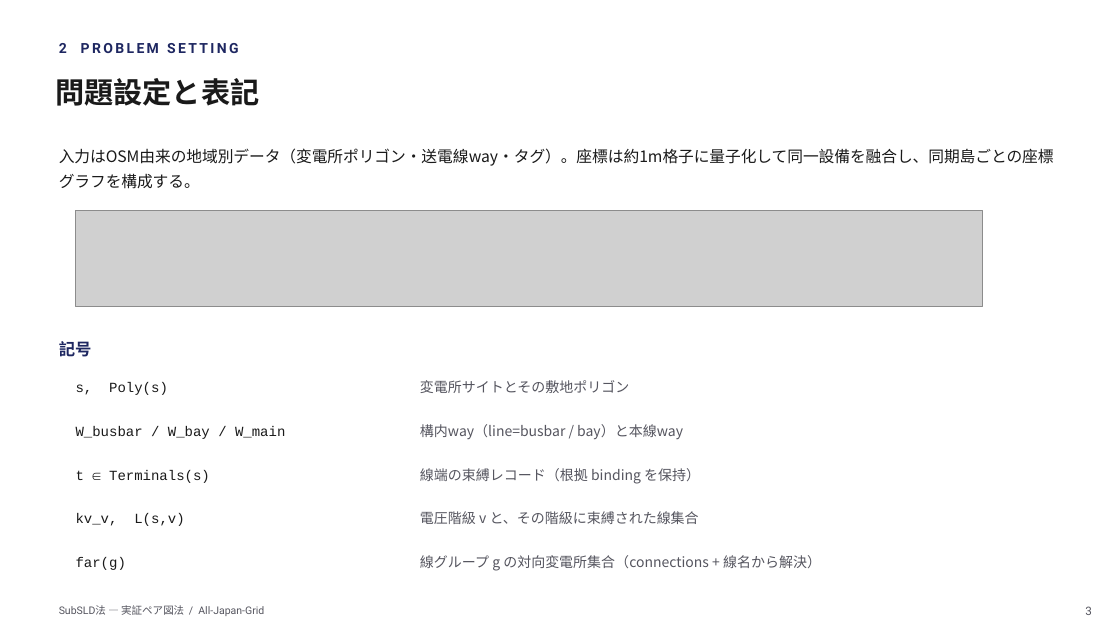
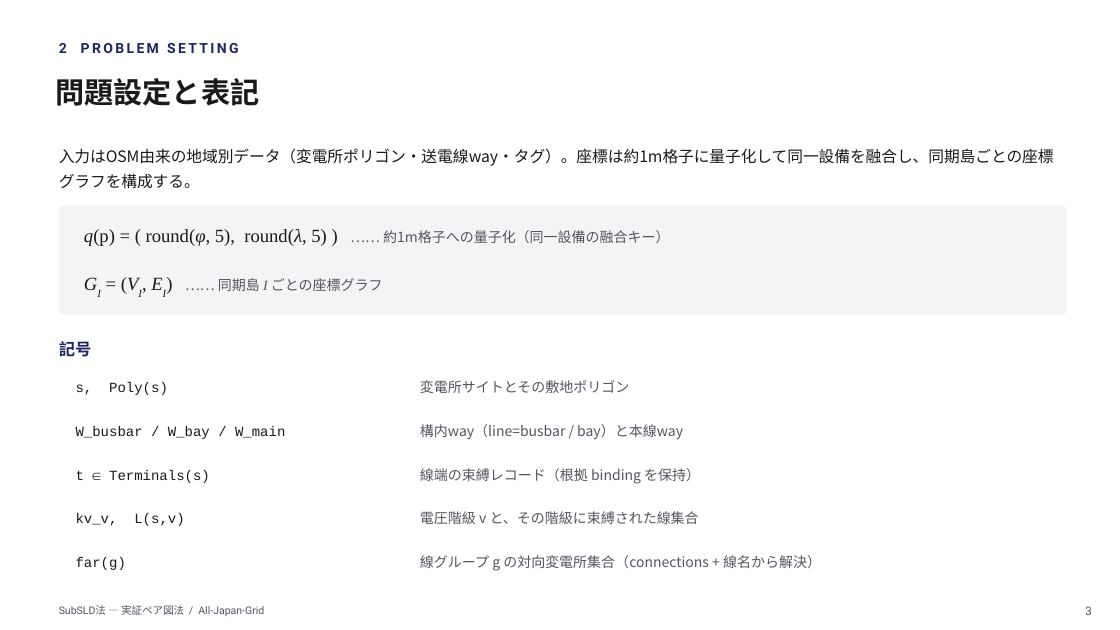
Before and after one commit to lutelute/All-Japan-Grid, a slide deck: slide 3 of docs/slides/subsld/SubSLD法_academic.pptx. Drawn at 1120x630 pixels with LibreOffice and Linux fonts; fonts in the diff are those of the drawing; grey boxes stand for pictures. Boxes give left, top, right and bottom in pixels: in the first picture for what was removed or moved away, otherwise in the second. Text is boxed around its words. In the diff, an @@ line names an element or a change of style, - is before the commit and + after.

```diff
--- a/docs/slides/subsld/SubSLD法_academic.pptx
+++ b/docs/slides/subsld/SubSLD法_academic.pptx
@@ rounded rectangle added at [59, 206, 1067, 315], fill #F4F4F6 @@
@@ picture removed at [76, 210, 983, 307] @@
@@ text added at [84, 229, 669, 246], 16 pt, text #1A1A1A @@
+q(p) = ( round(φ, 5), round(λ, 5) ) …… 約1m格子への量子化（同一設備の融合キー）
@@ text added at [218, 278, 383, 291], 12 pt, text #55555F @@
+GI = (VI, EI) …… 同期島 I ごとの座標グラフ
```
Also in this commit, not shown: 6 other slides changed, 1 other file.
